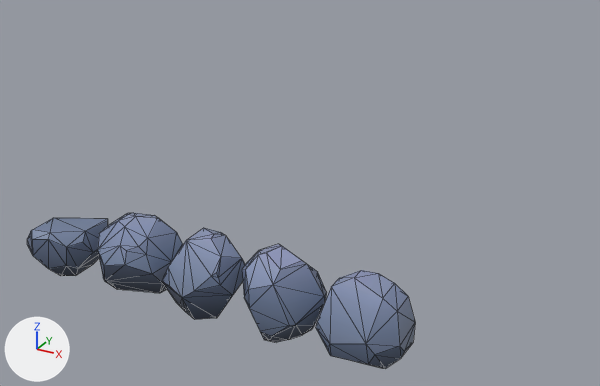
Renders of the Blender file Source Files/Blender Files/Rocks and Pebbles.blend from each side of a commit.
One viewpoint serves both versions: a camera (50 mm lens) standing at (12.94, -12.42, 8.73) and looking at (4.46, 2.99, 1.02). Arrows for +X, +Y and +Z are at lower left; the lights stay in place. Mesh edges are drawn as thin lines.

In view in the first picture: 'Rock 1', 'Rock 2', 'Rock 3', 'Rock 4', 'Rock 5'.
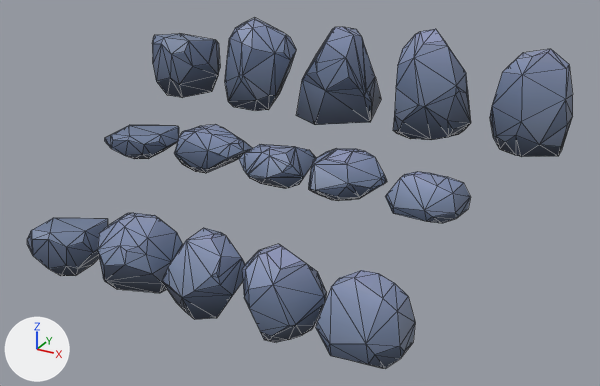
The change, as a diff of the scene's bpy script:
```diff
--- a/Source Files/Blender Files/Rocks and Pebbles.blend.py
+++ b/Source Files/Blender Files/Rocks and Pebbles.blend.py
@@ ob_rock_15 @@
+ob_rock_15 = bpy.data.objects.new('Rock 15', me_rock_15)  # 41 vertices, 78 faces; spans x -0.91..0.93, y -0.87..0.81, z -0.66..1.04; in mat_generic_atlas_material (picture img_texture_atlas_jpg)
+ob_rock_15.location = (8.79, 5.97, 2.85)
+ob_rock_15.rotation_euler = (0.0, 0.0, 3.142)  # degrees (0, 0, 180)
+ob_rock_15.scale = (1.0, 1.0, 1.36)
@@ ob_rock_14 @@
+ob_rock_14 = bpy.data.objects.new('Rock 14', me_rock_4_002)  # 50 vertices, 96 faces; spans x -1.1..0.92, y -1.09..0.86, z -0.79..1.02; in mat_generic_atlas_material (picture img_texture_atlas_jpg)
+ob_rock_14.location = (6.42, 6.07, 3.0)
+ob_rock_14.rotation_euler = (0.0, 0.0, -0.559)  # degrees (0, 0, -32)
+ob_rock_14.scale = (1.0, 1.0, 1.36)
@@ ob_rock_13 @@
+ob_rock_13 = bpy.data.objects.new('Rock 13', me_rock_3_002)  # 46 vertices, 88 faces; spans x -0.78..0.9, y -1.14..1.06, z -0.74..0.95; in mat_generic_atlas_material (picture img_texture_atlas_jpg)
+ob_rock_13.location = (3.94, 6.12, 2.94)
+ob_rock_13.rotation_euler = (0.0, 0.0, -1.134)  # degrees (0, 0, -65)
+ob_rock_13.scale = (1.0, 1.0, 1.36)
@@ ob_rock_12 @@
+ob_rock_12 = bpy.data.objects.new('Rock 12', me_rock_2_002)  # 48 vertices, 92 faces; spans x -0.91..1.18, y -1.01..0.86, z -0.86..0.78; in mat_generic_atlas_material (picture img_texture_atlas_jpg)
+ob_rock_12.location = (1.52, 6.03, 3.1)
+ob_rock_12.rotation_euler = (0.0, 0.0, 1.571)  # degrees (0, 0, 90)
+ob_rock_12.scale = (1.0, 1.0, 1.36)
@@ ob_rock_11 @@
+ob_rock_11 = bpy.data.objects.new('Rock 11', me_rock_1_002)  # 38 vertices, 72 faces; spans x -1.15..0.85, y -0.96..0.87, z -0.64..0.56; in mat_generic_atlas_material (picture img_texture_atlas_jpg)
+ob_rock_11.location = (-0.77, 5.99, 2.77)
+ob_rock_11.rotation_euler = (0.0, 0.0, -0.524)  # degrees (0, 0, -30)
+ob_rock_11.scale = (1.0, 1.0, 1.36)
@@ ob_rock_10 @@
+ob_rock_10 = bpy.data.objects.new('Rock 10', me_rock_10)  # 41 vertices, 78 faces; spans x -0.76..0.89, y -0.79..0.81, z -0.41..0.43; in mat_generic_atlas_material (picture img_texture_atlas_jpg)
+ob_rock_10.location = (7.56, 2.83, 1.68)
@@ ob_rock_9 @@
+ob_rock_9 = bpy.data.objects.new('Rock 9', me_rock_4_001)  # 50 vertices, 96 faces; spans x -0.84..0.92, y -0.85..0.97, z -0.46..0.54; in mat_generic_atlas_material (picture img_texture_atlas_jpg)
+ob_rock_9.location = (5.66, 2.91, 1.73)
@@ ob_rock_8 @@
+ob_rock_8 = bpy.data.objects.new('Rock 8', me_rock_3_001)  # 46 vertices, 88 faces; spans x -0.87..0.85, y -0.89..0.92, z -0.41..0.43; in mat_generic_atlas_material (picture img_texture_atlas_jpg)
+ob_rock_8.location = (3.92, 2.93, 1.68)
@@ ob_rock_7 @@
+ob_rock_7 = bpy.data.objects.new('Rock 7', me_rock_2_001)  # 48 vertices, 92 faces; spans x -0.87..1.0, y -0.81..0.96, z -0.4..0.53; in mat_generic_atlas_material (picture img_texture_atlas_jpg)
+ob_rock_7.location = (2.05, 2.92, 1.67)
@@ ob_rock_6 @@
+ob_rock_6 = bpy.data.objects.new('Rock 6', me_rock_1_001)  # 38 vertices, 72 faces; spans x -0.85..0.86, y -0.87..0.76, z -0.32..0.34; in mat_generic_atlas_material (picture img_texture_atlas_jpg)
+ob_rock_6.location = (0.1, 2.84, 1.58)
```

Pixel boxes [x1, y1, x2, y2] of what changed, in the pictures (600 x 386 px):
'Rock 15', added (blue)
    after: [490, 49, 573, 157]
'Rock 14', added (blue)
    after: [393, 29, 471, 140]
'Rock 13', added (blue)
    after: [296, 27, 381, 125]
'Rock 12', added (blue)
    after: [225, 18, 296, 111]
'Rock 11', added (blue)
    after: [152, 34, 220, 98]
'Rock 10', added (blue)
    after: [386, 172, 470, 223]
'Rock 9', added (blue)
    after: [308, 149, 387, 201]
'Rock 7', added (blue)
    after: [174, 124, 252, 173]
'Rock 8', added (blue)
    after: [239, 144, 316, 189]
'Rock 6', added (blue)
    after: [105, 125, 179, 159]
